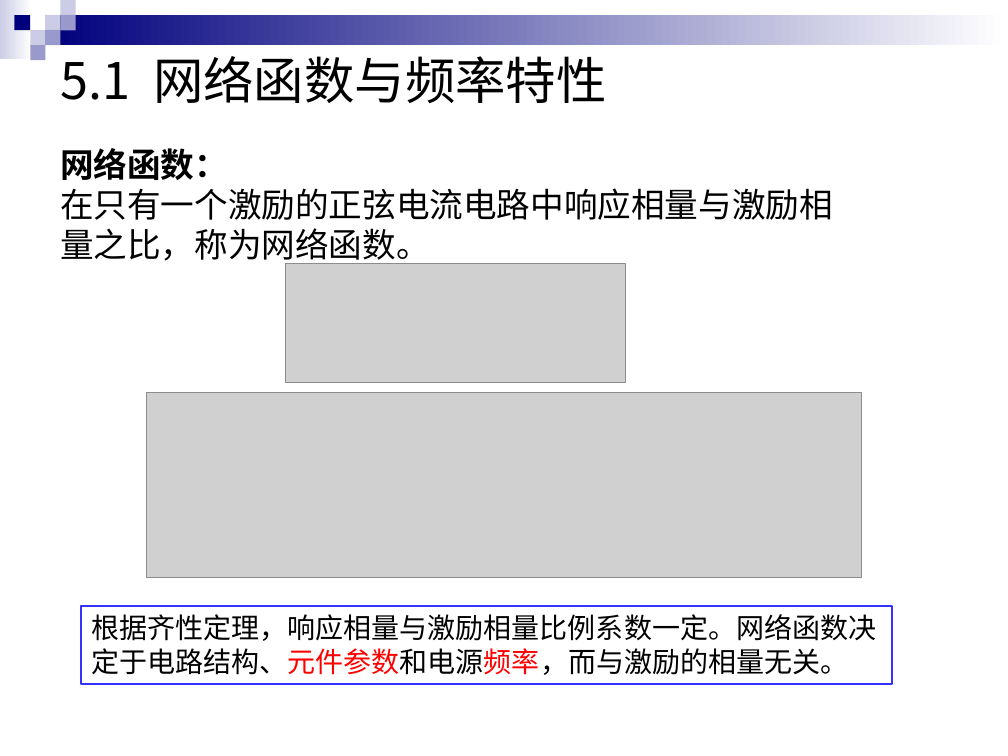
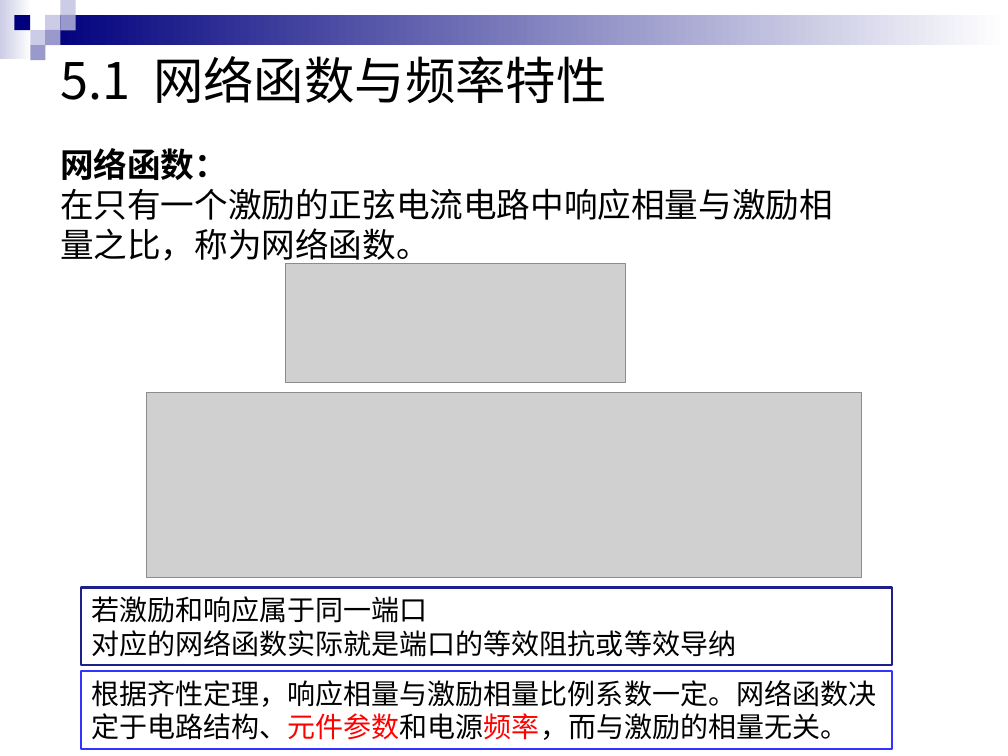
Before and after one commit to HITSZ-OpenAuto/EE1011A, a slide deck: slide 3 of materials/2022暑期电路补习（全9讲）资料/电路复习5 频率特性和谐振现象/电路复习5.pptx. Drawn at 1008x756 pixels with LibreOffice and Linux fonts; fonts in the diff are those of the drawing; grey boxes stand for pictures. Boxes give left, top, right and bottom in pixels: in the first picture for what was removed or moved away, otherwise in the second. Text is boxed around its words. In the diff, an @@ line names an element or a change of style, - is before the commit and + after.

```diff
--- a/materials/2022暑期电路补习（全9讲）资料/电路复习5 频率特性和谐振现象/电路复习5.pptx
+++ b/materials/2022暑期电路补习（全9讲）资料/电路复习5 频率特性和谐振现象/电路复习5.pptx
@@ rectangle added at (82, 588, 893, 665), fill #FFFFFF, outline #1E1E8C 1.5 pt, 20 pt, text #000000 @@
+若激励和响应属于同一端口
+对应的网络函数实际就是端口的等效阻抗或等效导纳
@@ rectangle "根据齐性定理，响应相量与激励相量比例系数一定。网络函数决定于电路结构、元件参数和电源频率，而与激励的相量无关。": place and size @@
-rectangle "根据齐性定理，响应相量与激励相量比例系数一定。网络函数决定于电路结构、元件参数和电源频率，而与激励的相量无关。" at (82, 606, 893, 683)
+rectangle "根据齐性定理，响应相量与激励相量比例系数一定。网络函数决定于电路结构、元件参数和电源频率，而与激励的相量无关。" at (82, 671, 893, 749)
```
Also in this commit, not shown: 7 other slides changed, 4 slides added, 4 slides removed, 1 other file.
